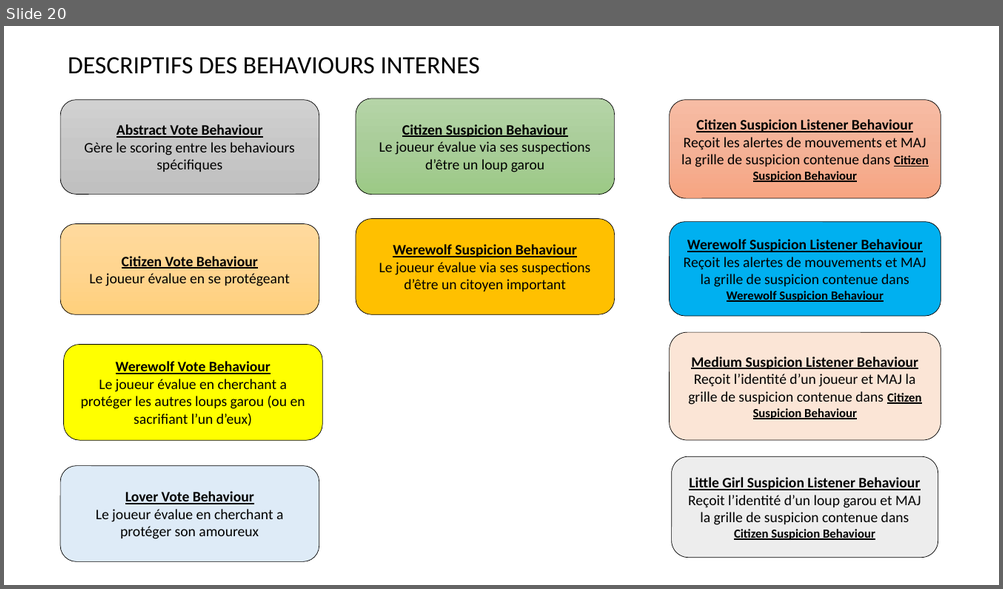
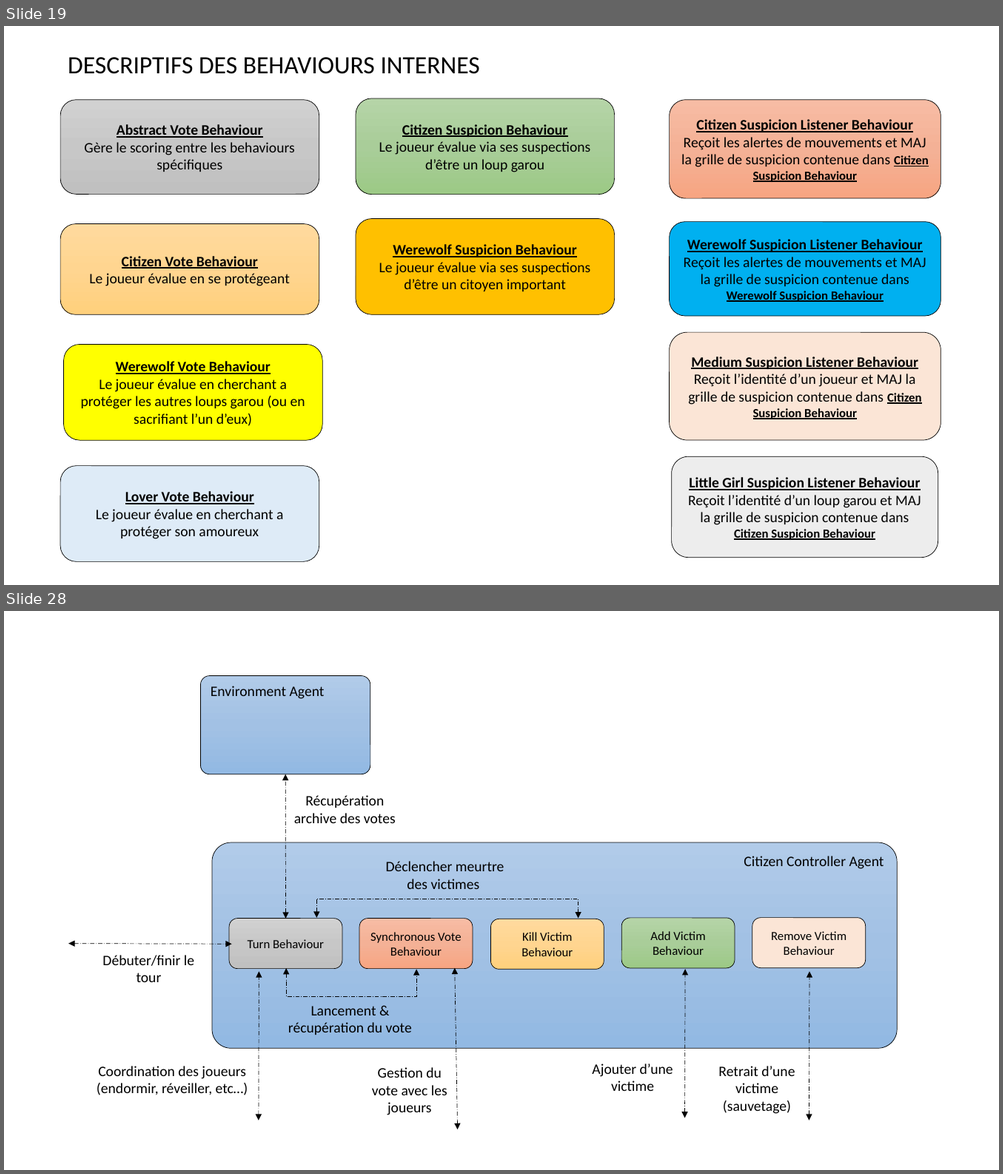
Before and after one commit to konamdav/Loup-Garou, a slide deck: README.pptx. Shown one above the other, each under a label of ours: slide 20 before the commit, slides 19 and 28 after it; the slides between them are not shown. The pictures are 1003x589 and 1003x1174 pixels, drawn with LibreOffice and Linux fonts; fonts in the diff are those of the drawing. Boxes give left, top, right and bottom in pixels: in the first picture for what was removed or moved away, otherwise in the second. Text is boxed around its words. In the diff, an @@ line names an element or a change of style, - is before the commit and + after.

```diff
--- a/README.pptx
+++ b/README.pptx
@@ slide 28 added at <box>4,611,999,1170</box>, background #FFFFFF @@
@@ rounded rectangle added at <box>200,676,370,775</box>, fill gradient #B1CBE9 to #A3C1E5 to #93B9E4, outline #000000 0.5 pt, 14 pt, text #000000 @@
+Environment Agent
@@ double arrow added from (286, 918) to (285, 775), #000000 0.5 pt dashed @@
@@ text added at <box>294,795,395,823</box>, 14 pt, text #000000 @@
+Récupération archive des votes
@@ rounded rectangle added at <box>212,843,897,1049</box>, fill gradient #B1CBE9 to #A3C1E5 to #93B9E4, outline #000000 0.5 pt, 14 pt, text #000000 @@
+Citizen Controller Agent
@@ text added at <box>386,861,504,889</box>, 14 pt, text #000000 @@
+Déclencher meurtre des victimes
@@ elbow double arrow added from (316, 917) to (578, 918), #000000 0.5 pt dashed @@
@@ rounded rectangle added at <box>229,918,343,968</box>, fill gradient #D2D2D2 to #C8C8C8 to #C0C0C0, outline #000000 0.5 pt, 12 pt, text #000000 @@
+Turn Behaviour
@@ rounded rectangle added at <box>359,918,472,968</box>, fill gradient #F7BDA5 to #F5B196 to #F8A582, outline #000000 0.5 pt, 12 pt, text #000000 @@
+Synchronous Vote Behaviour
@@ rounded rectangle added at <box>490,919,604,969</box>, fill gradient #FFDB9E to #FFD590 to #FFD07C, outline #000000 0.5 pt, 12 pt, text #000000 @@
+Kill Victim Behaviour
@@ rounded rectangle added at <box>622,918,735,968</box>, fill gradient #B5D5A7 to #AACE9A to #9CC987, outline #000000 0.5 pt, 12 pt, text #000000 @@
+Add Victim Behaviour
@@ rounded rectangle added at <box>752,917,866,968</box>, fill #FBE5D6, outline #000000 0.5 pt, 12 pt, text #000000 @@
+Remove Victim Behaviour
@@ double arrow added from (69, 944) to (232, 945), #000000 0.5 pt dashed @@
@@ text added at <box>102,955,194,982</box>, 14 pt, text #000000 @@
+Débuter/finir le tour
@@ double arrow added from (259, 1121) to (259, 972), #000000 0.5 pt dashed @@
@@ elbow double arrow added from (286, 968) to (417, 970), #000000 0.5 pt dashed @@
@@ double arrow added from (458, 1130) to (455, 968), #000000 0.5 pt dashed @@
@@ double arrow added from (685, 1119) to (686, 969), #000000 0.5 pt dashed @@
@@ double arrow added from (809, 1121) to (809, 972), #000000 0.5 pt dashed @@
@@ text added at <box>288,1006,412,1035</box>, 14 pt, text #000000 @@
+Lancement & récupération du vote
@@ text added at <box>96,1066,248,1096</box>, 14 pt, text #000000 @@
+Coordination des joueurs (endormir, réveiller, etc…)
@@ text added at <box>372,1068,447,1116</box>, 14 pt, text #000000 @@
+Gestion du vote avec les joueurs
@@ text added at <box>592,1064,673,1091</box>, 14 pt, text #000000 @@
+Ajouter d’une victime
@@ text added at <box>718,1066,794,1114</box>, 14 pt, text #000000 @@
+Retrait d’une victime (sauvetage)
@@ what was slide 20 is now slide 19 @@
```
Also in this commit, not shown: 9 slides changed, 2 other slides added.
